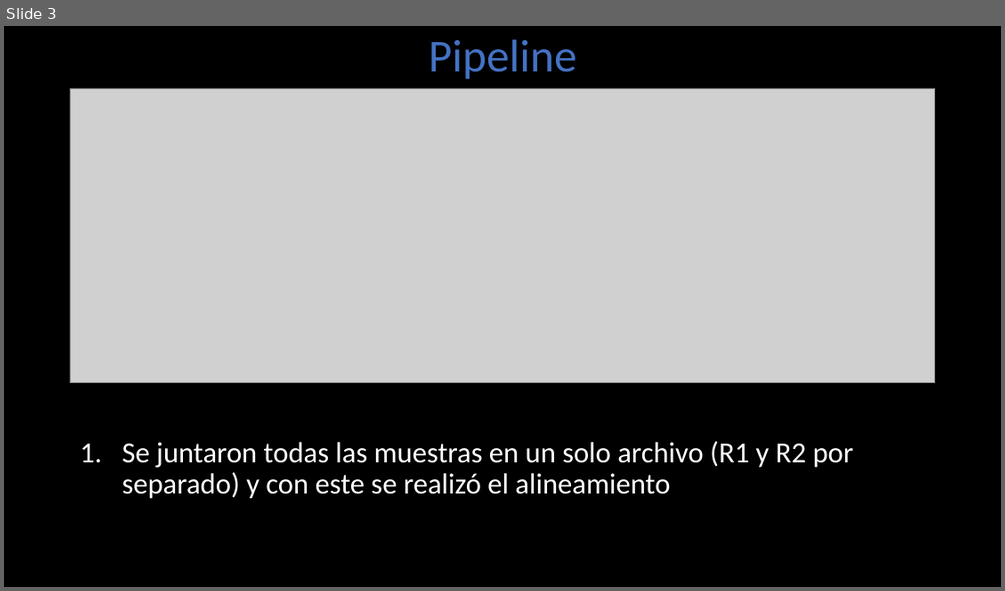
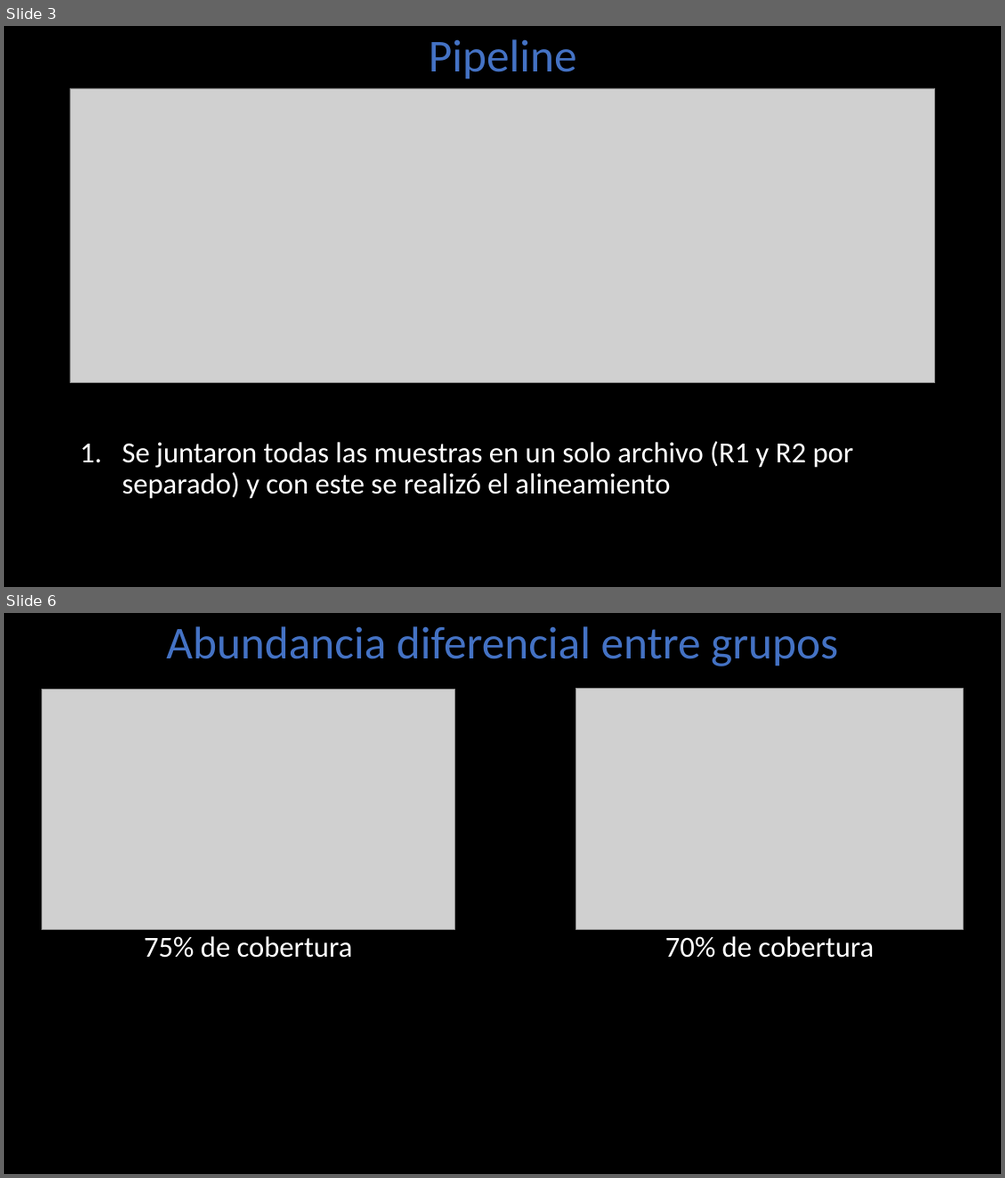
Before and after one commit to LuiguiGallardo/amps_phages, a slide deck: 04_presentations/phages_amps_13062022.pptx. Shown one above the other, each under a label of ours: slide 3 before the commit, slides 3 and 6 after it; the slides between them are not shown. The pictures are 1005x591 and 1005x1178 pixels, drawn with LibreOffice and Linux fonts; fonts in the diff are those of the drawing; grey boxes stand for pictures. Boxes give left, top, right and bottom in pixels: in the first picture for what was removed or moved away, otherwise in the second. Text is boxed around its words. In the diff, an @@ line names an element or a change of style, - is before the commit and + after.

```diff
--- a/04_presentations/phages_amps_13062022.pptx
+++ b/04_presentations/phages_amps_13062022.pptx
@@ slide 6 added at (4, 613, 1001, 1174), background #000000 @@
@@ title added at (166, 626, 838, 666), 44 pt, text #4472C4 @@
+Abundancia diferencial entre grupos
@@ picture added at (42, 690, 455, 930) @@
@@ picture added at (576, 689, 963, 929) @@
@@ text added at (144, 936, 353, 957), 28 pt, text #FFFFFF @@
+75% de cobertura
@@ text added at (665, 936, 874, 957), 28 pt, text #FFFFFF @@
+70% de cobertura
```
Also in this commit, not shown: 3 slides changed, 1 other slide added, 40 other files.
